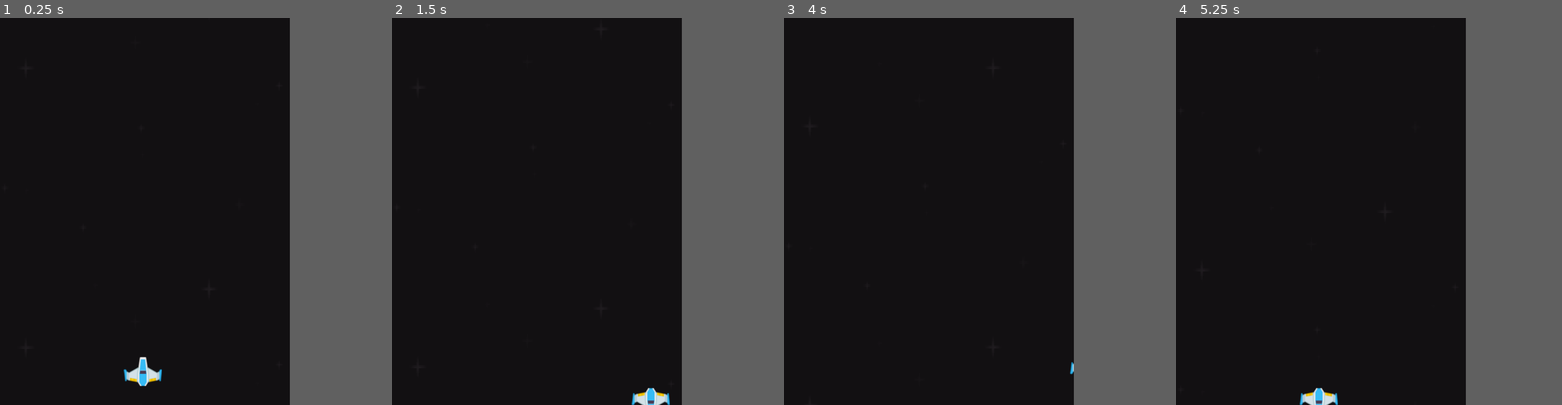
Above: before the commit, frames 1-4 (left to right).
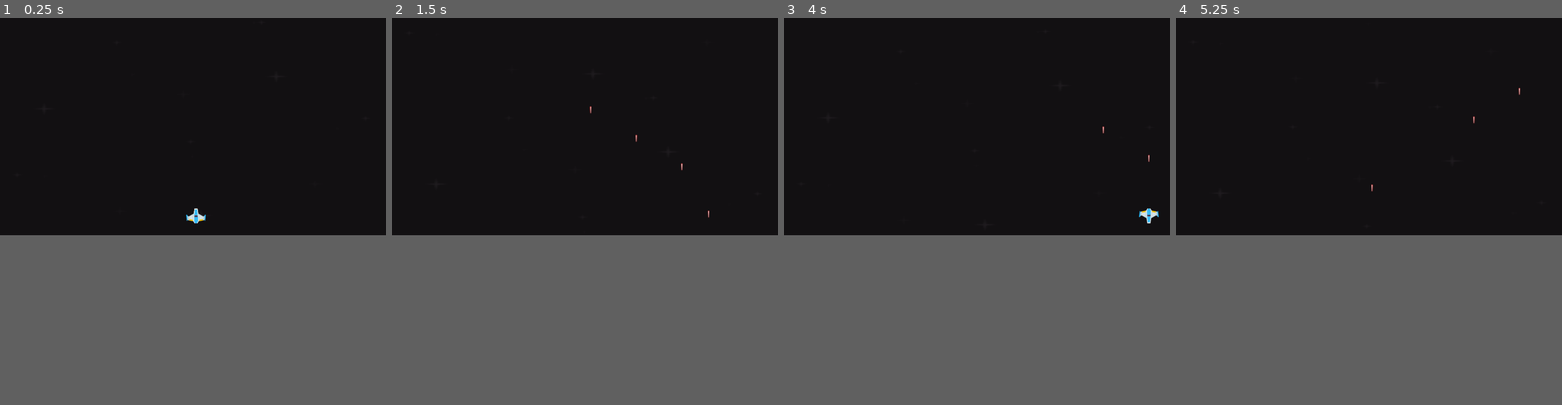
Above: after the commit, the same moments.

Repository: madridcm010/Astra
Game: Godot game, scene res://Scenes/world.tscn
Two runs of this game, one before a commit and one after it. Both use one fixed random seed, a clock stepped at 60 frames per second and the inputs below.
Inputs:
- Up to frame 1 (0.25 s): no input
- Up to frame 2 (1.5 s): tap Enter at 0.5 s; hold D (right) 0.53-1.28 s; hold Space (shoot, bound only after the commit) 0.53-1.28 s; tap Q (flip) at 0.6 s; hold S (down) from 1.28 s (still down); tap Space (shoot, bound only after the commit) at 1.35 s
- Up to frame 3 (4 s): tap Q (flip) at 1.55, 2.1, 3.05, 3.6 s; release S (down) at 2.03 s; hold D (right) 2.03-2.78 s; hold Space (shoot, bound only after the commit) 2.03-2.78 s; hold W (up) 2.78-3.53 s; tap Space (shoot, bound only after the commit) at 2.85 s; tap Enter at 3.5 s; hold A (left) from 3.53 s (still down); hold Space (shoot, bound only after the commit) from 3.53 s (still down)
- Up to frame 4 (5.25 s): release Space (shoot, bound only after the commit) at 4.28 s; tap Space (shoot, bound only after the commit) at 4.35 s; tap Q (flip) at 4.55, 5.1 s; release A (left) at 5.03 s; hold S (down) from 5.03 s (still down); hold Space (shoot, bound only after the commit) from 5.03 s (still down)
The window is 600x800 before the commit and 799x449 after it. Grey fills any space a smaller window leaves; there, only what the larger window draws over its background counts as a difference.

The runs differ from the first frame. In frame 1, 0.5% of the frame differs, in the area x 32-54%, y 49-96%; in frame 2, 0.4%; in frame 3, 0.2%; in frame 4, 0.3%.

Commit message:
Prototype Improvements
Added Borders
Added Basic Weapon
Improved Parallax

Diff:
--- /dev/null
+++ b/Scenes/basic_weapon.gd
@@ -0,0 +1,9 @@
+extends Area2D
+
+@export var speed = 500
+
+func _process(delta):
+	position.y -= speed * delta
+
+func _on_despawn_timeout() -> void:
+	queue_free()
--- /dev/null
+++ b/Scenes/basic_weapon.tscn
@@ -0,0 +1,24 @@
+[gd_scene load_steps=4 format=3 uid="uid://ccftvuwo52k2q"]
+
+[ext_resource type="Script" path="res://Scenes/basic_weapon.gd" id="1_0ndnk"]
+[ext_resource type="Texture2D" uid="uid://cqfxq70awknxn" path="res://Placeholder Assets/Graphics/Lasers/laserRed07.png" id="1_dhjn7"]
+
+[sub_resource type="CapsuleShape2D" id="CapsuleShape2D_rmfta"]
+radius = 4.0
+height = 36.0
+
+[node name="Basic Weapon" type="Area2D"]
+script = ExtResource("1_0ndnk")
+
+[node name="Sprite2D" type="Sprite2D" parent="."]
+texture = ExtResource("1_dhjn7")
+
+[node name="CollisionShape2D" type="CollisionShape2D" parent="."]
+shape = SubResource("CapsuleShape2D_rmfta")
+
+[node name="Despawn" type="Timer" parent="."]
+wait_time = 2.0
+one_shot = true
+autostart = true
+
+[connection signal="timeout" from="Despawn" to="." method="_on_despawn_timeout"]
--- a/Scenes/player.tscn
+++ b/Scenes/player.tscn
@@ -3,15 +3,22 @@
 [ext_resource type="Texture2D" uid="uid://bmwbvhc0y2mvg" path="res://Placeholder Assets/Graphics/Players/playerShip1_blue.png" id="1_hjgdd"]
 [ext_resource type="Script" path="res://Scripts/Player.gd" id="2_13ywc"]
 
-[node name="Player" type="Node2D"]
+[node name="Player" type="CharacterBody2D"]
+script = ExtResource("2_13ywc")
+speed = 800
 
-[node name="CharacterBody2D" type="CharacterBody2D" parent="."]
-motion_mode = 1
-script = ExtResource("2_13ywc")
+[node name="PlayerImage" type="Sprite2D" parent="."]
+texture = ExtResource("1_hjgdd")
 
-[node name="CollisionShape2D" type="CollisionPolygon2D" parent="CharacterBody2D"]
+[node name="CollisionShape2D" type="CollisionPolygon2D" parent="."]
+position = Vector2(-370, -912)
 polygon = PackedVector2Array(362, 874, 349, 937, 392, 937, 378, 874)
 
-[node name="Sprite2D" type="Sprite2D" parent="CharacterBody2D"]
-position = Vector2(370, 911)
-texture = ExtResource("1_hjgdd")
+[node name="WeaponSpawn" type="Marker2D" parent="."]
+position = Vector2(0, -60)
+
+[node name="BasicCD" type="Timer" parent="."]
+wait_time = 0.25
+one_shot = true
+
+[connection signal="timeout" from="BasicCD" to="." method="_on_basic_cd_timeout"]
--- a/Scenes/world.tscn
+++ b/Scenes/world.tscn
@@ -1,24 +1,55 @@
-[gd_scene load_steps=3 format=3 uid="uid://bgdawxa72d10u"]
+[gd_scene load_steps=6 format=3 uid="uid://bgdawxa72d10u"]
 
 [ext_resource type="Texture2D" uid="uid://bu1qk3qo81ufg" path="res://Placeholder Assets/Graphics/Backgrounds/black.png" id="1_d8kcr"]
+[ext_resource type="Script" path="res://Scripts/world.gd" id="1_jo34f"]
 [ext_resource type="PackedScene" uid="uid://dahhm7i1flbxt" path="res://Scenes/Player.tscn" id="2_6p824"]
 
+[sub_resource type="RectangleShape2D" id="RectangleShape2D_oegfd"]
+size = Vector2(58, 1090)
+
+[sub_resource type="RectangleShape2D" id="RectangleShape2D_cmiea"]
+size = Vector2(1920, 48)
+
 [node name="World" type="Node2D"]
+script = ExtResource("1_jo34f")
 
 [node name="Parallax2D" type="Parallax2D" parent="."]
-texture_filter = 1
-texture_repeat = 2
-scale = Vector2(2.985, 1.804)
-scroll_offset = Vector2(72, -547)
-repeat_size = Vector2(0, 400)
-autoscroll = Vector2(0, 1000)
+repeat_size = Vector2(0, 1080)
+autoscroll = Vector2(0, 300)
+repeat_times = 2
 
-[node name="background" type="Sprite2D" parent="Parallax2D"]
-texture_filter = 1
-texture_repeat = 2
-position = Vector2(100, 322)
-scale = Vector2(1.02987, 2.2)
+[node name="Black" type="Sprite2D" parent="Parallax2D"]
+position = Vector2(960, 540)
+scale = Vector2(7.5, 4.21875)
 texture = ExtResource("1_d8kcr")
 
 [node name="Player" parent="." instance=ExtResource("2_6p824")]
-position = Vector2(0, 3)
+position = Vector2(975, 984)
+
+[node name="Weapon" type="Node2D" parent="."]
+
+[node name="Borders" type="StaticBody2D" parent="."]
+
+[node name="BorderLeft" type="CollisionShape2D" parent="Borders"]
+position = Vector2(-8, 536)
+shape = SubResource("RectangleShape2D_oegfd")
+one_way_collision_margin = 0.0
+
+[node name="BorderRight" type="CollisionShape2D" parent="Borders"]
+position = Vector2(1928, 544)
+shape = SubResource("RectangleShape2D_oegfd")
+one_way_collision_margin = 0.0
+
+[node name="BorderTop" type="CollisionShape2D" parent="Borders"]
+unique_name_in_owner = true
+position = Vector2(960, 0)
+shape = SubResource("RectangleShape2D_cmiea")
+one_way_collision_margin = 0.0
+
+[node name="BorderBottom" type="CollisionShape2D" parent="Borders"]
+unique_name_in_owner = true
+position = Vector2(960, 1080)
+shape = SubResource("RectangleShape2D_cmiea")
+one_way_collision_margin = 0.0
+
+[connection signal="weapon" from="Player" to="." method="_on_player_weapon"]
--- a/Scripts/Player.gd
+++ b/Scripts/Player.gd
@@ -3,19 +3,33 @@
 @export var speed = 400
 const rotation_speed = 180
 
+signal weapon(pos)
+
 #input that player gives
+var _direction : Vector2
 
-var _direction : Vector2
-func _move(direction : Vector2):
-	_direction = direction
+func _ready():
+	position = Vector2(975, 984)
+
+var weaponReady : bool = (true)
 
 func get_input():
 	var input_direction = Input.get_vector("left","right","up", "down")
 	velocity = input_direction * speed
 	if Input.is_action_just_pressed("flip"):
-		$Sprite2D.rotation_degrees += 180
+		$PlayerImage.rotation_degrees += 180
 		$CollisionShape2D.rotation_degrees += 180
 
-func _physics_process(_delta):
+func _process(_delta):
 	get_input()
 	move_and_slide()
+
+	# shoot input
+	if Input.is_action_pressed("shoot") and weaponReady:
+		weapon.emit($WeaponSpawn.global_position)
+		weaponReady = false
+		$BasicCD.start()
+
+
+func _on_basic_cd_timeout() -> void:
+	weaponReady = true
--- a/Scripts/background.gd
+++ /dev/null
@@ -1,8 +0,0 @@
-extends Node2D
-
-
-func _process(delta: float) -> void:
-	translate(Vector2.DOWN * 30 * delta)
-
-void set_texture_repeat(TextureRepeat)
-	TextureRepeat get_texture_repeat()
--- a/Scripts/parallax_2d.gd
+++ /dev/null
@@ -1,5 +0,0 @@
-extends Parallax2D
-
-
-func _process(delta: float) -> void:
-	translate(Vector2.DOWN * 30 * delta)
--- /dev/null
+++ b/Scripts/world.gd
@@ -0,0 +1,9 @@
+extends Node2D
+
+var weapon_scene: PackedScene = load("res://Scenes/basic_weapon.tscn")
+
+func _on_player_weapon(pos) -> void:
+	var weapon = weapon_scene.instantiate()
+	$Weapon.add_child(weapon)
+	weapon.position = pos
+	print(pos)
--- a/icon.svg
+++ /dev/null
@@ -1 +0,0 @@
-<svg xmlns="http://www.w3.org/2000/svg" width="128" height="128"><rect width="124" height="124" x="2" y="2" fill="#363d52" stroke="#212532" stroke-width="4" rx="14"/><g fill="#fff" transform="translate(12.322 12.322)scale(.101)"><path d="M105 673v33q407 354 814 0v-33z"/><path fill="#478cbf" d="m105 673 152 14q12 1 15 14l4 67 132 10 8-61q2-11 15-15h162q13 4 15 15l8 61 132-10 4-67q3-13 15-14l152-14V427q30-39 56-81-35-59-83-108-43 20-82 47-40-37-88-64 7-51 8-102-59-28-123-42-26 43-46 89-49-7-98 0-20-46-46-89-64 14-123 42 1 51 8 102-48 27-88 64-39-27-82-47-48 49-83 108 26 42 56 81zm0 33v39c0 276 813 276 814 0v-39l-134 12-5 69q-2 10-14 13l-162 11q-12 0-16-11l-10-65H446l-10 65q-4 11-16 11l-162-11q-12-3-14-13l-5-69z"/><path d="M483 600c0 34 58 34 58 0v-86c0-34-58-34-58 0z"/><circle cx="725" cy="526" r="90"/><circle cx="299" cy="526" r="90"/></g><g fill="#414042" transform="translate(12.322 12.322)scale(.101)"><circle cx="307" cy="532" r="60"/><circle cx="717" cy="532" r="60"/></g></svg>
--- a/project.godot
+++ b/project.godot
@@ -17,8 +17,8 @@
 
 [display]
 
-window/size/viewport_width=750
-window/size/viewport_height=1000
+window/size/viewport_width=1920
+window/size/viewport_height=1080
 
 [input]
 
@@ -47,3 +47,8 @@
 "events": [Object(InputEventKey,"resource_local_to_scene":false,"resource_name":"","device":0,"window_id":0,"alt_presse …(189 unchanged characters)…
 ]
 }
+shoot={
+"deadzone": 0.5,
+"events": [Object(InputEventKey,"resource_local_to_scene":false,"resource_name":"","device":-1,"window_id":0,"alt_pressed":false,"shift_pressed":false,"ctrl_pressed":false,"meta_pressed":false,"pressed":false,"keycode":0,"physical_keycode":32,"key_label":0,"unicode":32,"location":0,"echo":false,"script":null)
+]
+}
Not shown, removed: icon.svg.import
Not shown, removed: README.md
Not shown, added: Scenes/Pla9F43.tmp
Not shown, added: Scenes/wor186.tmp
Not shown, added: Scenes/wor9A1D.tmp
Not shown, added: Scenes/worCD8.tmp
